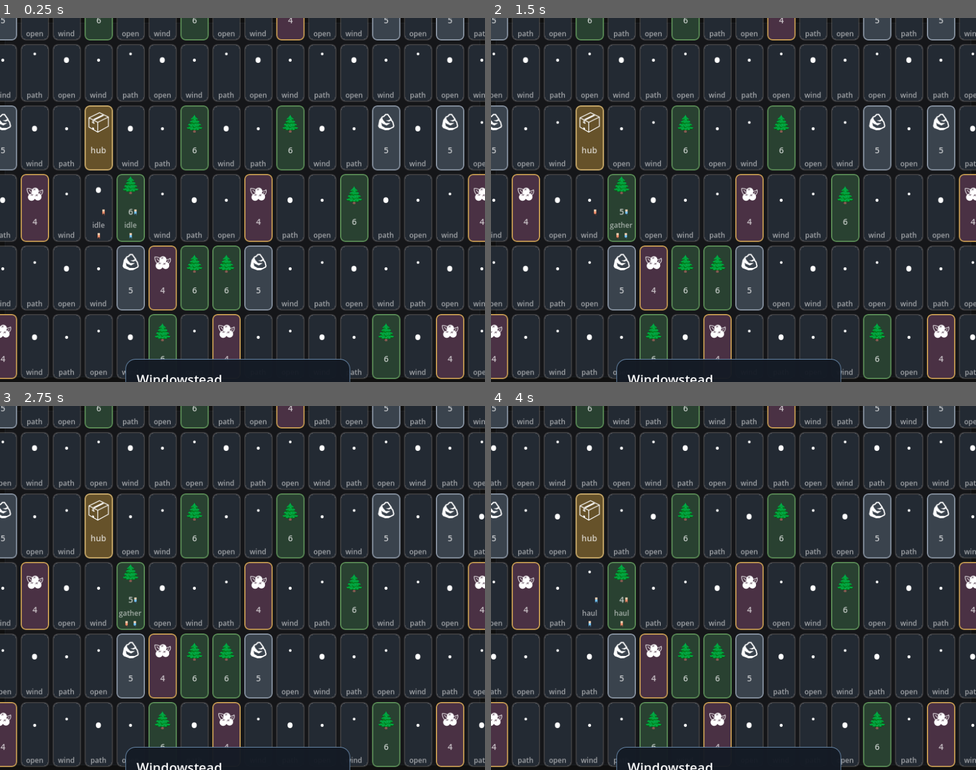
Above: before the commit, frames 1-4 (two rows, left to right).
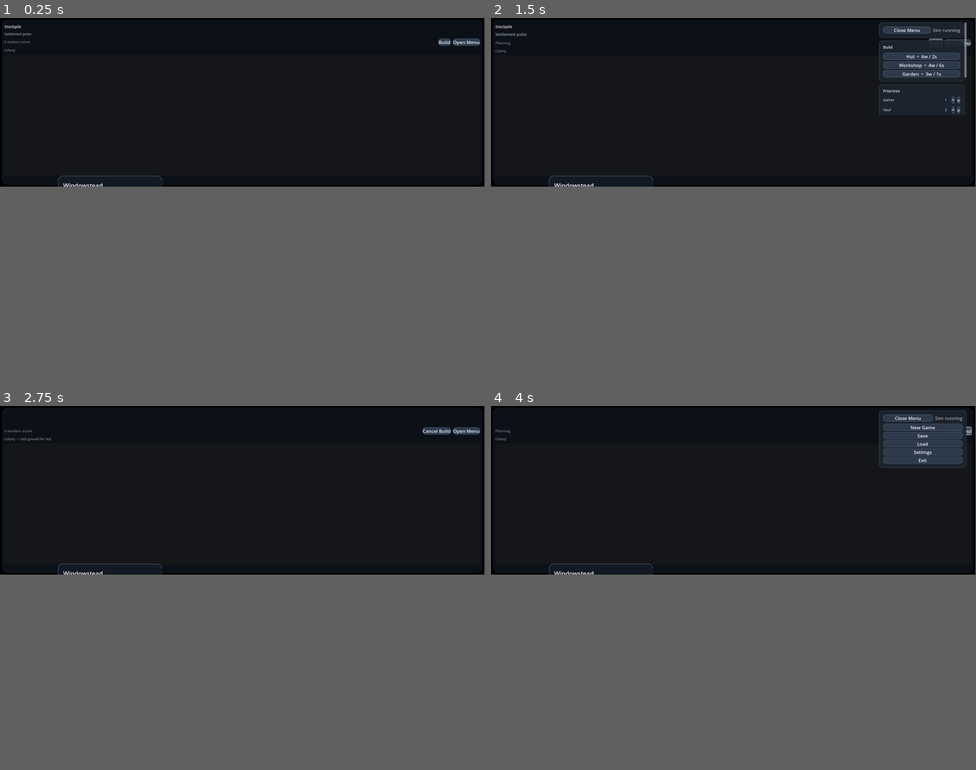
Above: after the commit, the same moments.

Repository: misospace/windowstead
Game: Godot game, scene res://scenes/main.tscn
Two runs of this game, one before a commit and one after it. Both use one fixed random seed, a clock stepped at 60 frames per second and the inputs below.
Inputs (mouse positions are in pixels of both pictures, inside the frame that each line leads up to):
- Up to frame 1 (0.25 s): no input
- Up to frame 2 (1.5 s): click (937, 68) at 0.5 s, where only the run after the commit has a clickable "Build"; click (942, 356) at 1.25 s, where only the run after the commit has a clickable "Reset"
- Up to frame 3 (2.75 s): click (431, 489) at 2 s, where only the run after the commit has a clickable "Hut • 6w / 2s"
- Up to frame 4 (4 s): click (927, 460) at 2.75 s, where only the run after the commit has a clickable "Cancel Build"; click (956, 460) at 3.5 s, where only the run after the commit has a clickable "Open Menu"
In our replay, the window is 800x600 before the commit and 799x278 after it. These sizes can differ from the game's own. Grey fills any space a smaller window leaves; there, only what the larger window draws over its background counts as a difference.

The runs differ from the first frame. In frame 1, 57% of the frame differs, in the area x 0-100%, y 0-100%; in frame 2, 55%; in frame 3, 57%; in frame 4, 56%.
Error after the commit: Invalid access to property or key 'events' on a base object of type 'Dictionary'. (res://scripts/main.gd:1636)

Commit message:
fix startup orientation soft lock

Diff:
--- a/scripts/layout_math.gd
+++ b/scripts/layout_math.gd
@@ -77,11 +77,11 @@
 
 ## Compute dock window size for a given anchor family.
 ## Returns (width, height) that accounts for world panel + padding + sidebar.
-static func dock_size_for_anchor(anchor_family: String, grid_w: int, grid_h: int, tile_px: int) -> Vector2i:
+static func dock_size_for_anchor(anchor_family: String, grid_w: int, grid_h: int, tile_px: int, include_sidebar: bool = true) -> Vector2i:
 	var padding := dock_padding_for_anchor(anchor_family)
 	var world := world_pixel_size(grid_w, grid_h, tile_px)
 	var base := Vector2i(world.x + padding.x, world.y + padding.y)
-	if anchor_family == "bottom":
+	if anchor_family == "bottom" and include_sidebar:
 		base.x += SIDEBAR_WIDTH + 16
 	return base
 
--- a/scripts/main.gd
+++ b/scripts/main.gd
@@ -107,6 +107,7 @@
 var worker_overlay_nodes: Dictionary = {}
 var startup_panel: PanelContainer
 var startup_style_option: OptionButton
+var game_active := false
 
 func make_panel_style(bg: Color, border: Color, corner_radius: int = 12) -> StyleBoxFlat:
 	var style := StyleBoxFlat.new()
@@ -218,9 +219,7 @@
 	subtitle_label.visible = false
 	activity_label.visible = false
 	world_grid.columns = grid_w
-	build_world()
 	wire_controls()
-	load_or_boot()
 	tick_timer = Timer.new()
 	tick_timer.wait_time = tick_seconds_for_setting()
 	tick_timer.autostart = true
@@ -229,7 +228,6 @@
 	update_menu_button_text()
 	apply_theme()
 	create_startup_menu()
-	render_all()
 
 	# Focus Mode and Zoom Controls (Issue #19)
 	var focus_mode_btn := CheckButton.new()
@@ -329,6 +327,7 @@
 func hide_startup_menu() -> void:
 	if startup_panel:
 		startup_panel.visible = false
+		apply_dock_position()
 
 func position_startup_panel() -> void:
 	if not startup_panel:
@@ -348,13 +347,20 @@
 	apply_dock_position()
 	build_world()
 	bootstrap_state()
+	game_active = true
 	hide_startup_menu()
 	render_all()
 
 func _on_startup_load_game() -> void:
 	load_saved_game()
-	if not state.is_empty():
+	if game_active:
 		hide_startup_menu()
+
+func open_startup_menu() -> void:
+	close_menu()
+	game_active = false
+	show_startup_menu()
+	apply_dock_position()
 func configure_window() -> void:
 	keep_window_pinned()
 	apply_dock_position()
@@ -367,11 +373,6 @@
 	update_tile_metrics(dock_anchor, usable_rect)
 	apply_anchor_layout(dock_anchor)
 	var dock_size := dock_size_for_anchor(dock_anchor)
-	# Span full anchored edge: bottom → full width, side → full height
-	if dock_anchor == "bottom":
-		dock_size.x = usable_rect.size.x
-	else:
-		dock_size.y = usable_rect.size.y
 	DisplayServer.window_set_min_size(dock_size)
 	DisplayServer.window_set_size(dock_size)
 	DisplayServer.window_set_position(dock_position_for_anchor(usable_rect, dock_size, dock_anchor))
@@ -402,11 +403,13 @@
 	var is_bottom := anchor_family == "bottom"
 	var world_size: Vector2i = world_pixel_size()
 	root_box.vertical = true
-	left_column.size_flags_horizontal = 3
-	left_column.size_flags_vertical = 3
+	left_column.alignment = BoxContainer.ALIGNMENT_CENTER if is_bottom else BoxContainer.ALIGNMENT_BEGIN
+	left_column.size_flags_horizontal = Control.SIZE_SHRINK_CENTER if is_bottom else Control.SIZE_EXPAND_FILL
+	left_column.size_flags_vertical = Control.SIZE_SHRINK_CENTER if is_bottom else Control.SIZE_EXPAND_FILL
+	world_panel.size_flags_horizontal = Control.SIZE_SHRINK_CENTER if is_bottom else Control.SIZE_EXPAND_FILL
+	world_panel.size_flags_vertical = Control.SIZE_SHRINK_CENTER if is_bottom else Control.SIZE_EXPAND_FILL
 	world_panel.custom_minimum_size = Vector2(world_size.x + WORLD_PANEL_PADDING.x, world_size.y + WORLD_PANEL_PADDING.y)
-	if not is_bottom:
-		world_panel.size = world_panel.custom_minimum_size
+	world_panel.size = world_panel.custom_minimum_size
 	sidebar_scroll.custom_minimum_size = Vector2(320, 340) if is_bottom else Vector2(280, 300)
 	world_grid.custom_minimum_size = Vector2(world_size.x, world_size.y)
 	world_grid.size = Vector2(world_size.x, world_size.y)
@@ -434,7 +437,11 @@
 	sidebar_scroll.size = popup_size
 
 func dock_size_for_anchor(dock_anchor: String) -> Vector2i:
-	return LayoutMath.dock_size_for_anchor(anchor_family, grid_w, grid_h, tile_size.x)
+	var size := LayoutMath.dock_size_for_anchor(anchor_family, grid_w, grid_h, tile_size.x, false)
+	if startup_panel and startup_panel.visible:
+		size.x = maxi(size.x, int(startup_panel.custom_minimum_size.x) + 64)
+		size.y = maxi(size.y, 360)
+	return size
 
 func dock_position_for_anchor(usable_rect: Rect2i, dock_size: Vector2i, dock_anchor: String) -> Vector2i:
 	return LayoutMath.dock_position_for_anchor(
@@ -650,11 +657,12 @@
 
 func toggle_menu() -> void:
 	var is_open := not sidebar_scroll.visible
-	position_popup_panel(String(settings.get("dock_anchor", "bottom")))
 	sidebar_scroll.visible = is_open
 	menu_actions.visible = is_open
 	management_panels.visible = false
 	settings_panel.visible = false
+	apply_dock_position()
+	position_popup_panel(String(settings.get("dock_anchor", "bottom")))
 	if is_open:
 		render_all()
 	else:
@@ -676,20 +684,22 @@
 	if not pending_build_kind.is_empty():
 		cancel_build_placement()
 		return
-	position_popup_panel(String(settings.get("dock_anchor", "bottom")))
 	sidebar_scroll.visible = true
 	menu_actions.visible = false
 	management_panels.visible = true
+	apply_dock_position()
+	position_popup_panel(String(settings.get("dock_anchor", "bottom")))
 	for child in management_panels.get_children():
 		child.visible = child != settings_panel
 	settings_panel.visible = false
 	update_menu_button_text()
 
 func open_settings() -> void:
-	position_popup_panel(String(settings.get("dock_anchor", "bottom")))
 	sidebar_scroll.visible = true
 	menu_actions.visible = false
 	management_panels.visible = true
+	apply_dock_position()
+	position_popup_panel(String(settings.get("dock_anchor", "bottom")))
 	for child in management_panels.get_children():
 		child.visible = child == settings_panel
 	settings_panel.visible = true
@@ -702,15 +712,7 @@
 	update_menu_button_text()
 
 func start_new_game() -> void:
-	GameState.clear_game()
-	bootstrap_state()
-	push_event("Settlement reset. Nobody remembers the paperwork.")
-	menu_actions.visible = false
-	sidebar_scroll.visible = false
-	management_panels.visible = false
-	close_settings()
-	update_menu_button_text()
-	render_all()
+	open_startup_menu()
 
 func save_game() -> void:
 	persist()
@@ -725,19 +727,24 @@
 func load_saved_game() -> void:
 	var loaded := GameState.load_game()
 	if loaded.is_empty():
-		push_event("No compatible save found. The colony keeps improvising.")
+		if state.has("events"):
+			push_event("No compatible save found. The colony keeps improvising.")
 		menu_actions.visible = false
 		close_settings()
-		render_sidebar()
+		if game_active:
+			render_sidebar()
 		return
 	apply_loaded_dock_anchor(loaded)
 	if not is_save_compatible(loaded):
-		push_event("Save incompatible with current layout. Colony keeps improvising.")
+		if state.has("events"):
+			push_event("Save incompatible with current layout. Colony keeps improvising.")
 		menu_actions.visible = false
 		close_settings()
-		render_sidebar()
+		if game_active:
+			render_sidebar()
 		return
 	state = loaded
+	game_active = true
 	tick = int(state.get("tick", 0))
 	for worker in state.get("workers", []):
 		if not worker.has("break_ticks"):
@@ -823,6 +830,8 @@
 	build_mode_button.text = "Cancel Build" if not pending_build_kind.is_empty() else "Build"
 
 func active_worker_count() -> int:
+	if not state.has("workers"):
+		return 0
 	var active := 0
 	for worker in state.workers:
 		if int(worker.get("break_ticks", 0)) <= 0:
@@ -915,6 +924,8 @@
 	return {"kind": "ground", "amount": 0, "resource": "", "build_kind": ""}
 
 func _on_tick() -> void:
+	if not game_active or state.is_empty():
+		return
 	keep_window_pinned()
 	tick += 1
 	state.tick = tick
